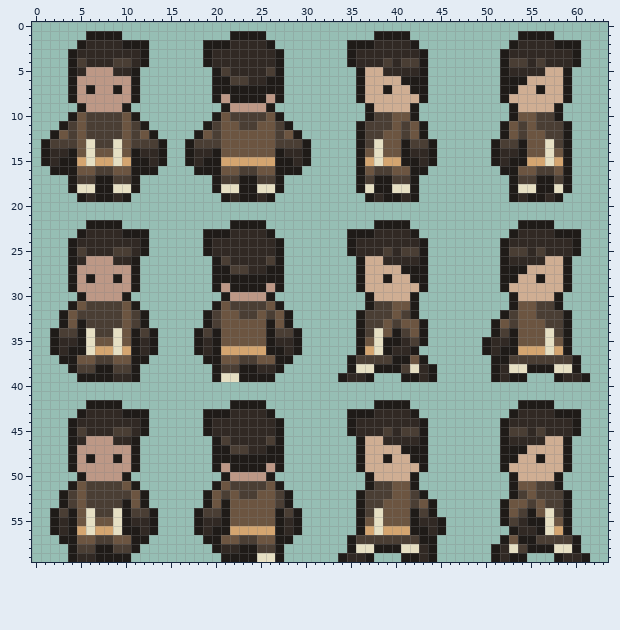
One commit to this pixel-art sprite: assets/char-sprites/sikasprite.png. Above, as it was before the edit.
The file is 64x60 pixels.
And afterwards:
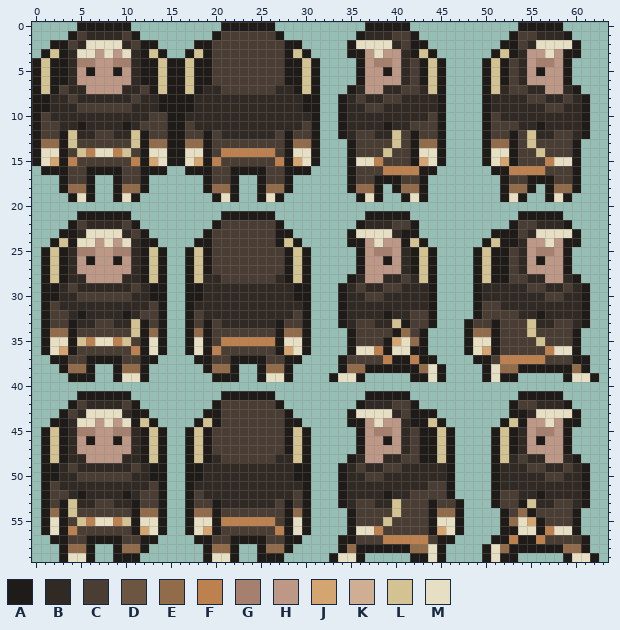
Palette (. is transparent): A #1f1b18  B #312924  C #4a3e34  D #6c5541  E #926b4a  F #bd814f  G #a6806f  H #bd9886  J #d4a570  K #cfae93  L #d4c392  M #e6dfc3
What changed:
Changed rows in their new state; - is an unchanged pixel.
first column x 0:
 0 -----AAAAAA----------AAAAAA----------AAAAA------------AAAAA----
 1 ----ACBBBBCA--------ACCCCCCA--------ABBBCCA----------ACCBBBA---
 2 --AACBMMMMBC-A----A-CCCCCCCCAA------MMMM-C-A--------A-C-MMMM---
 3 -ALABMMHMHM--LA--AL-CCCCCCCCALA-----AHMHH-ALA------ALA-HHMHA---
 4 ALAABGGHHGG--ALAALA-CCCCCCCCAALA---.AHGGHB--LA----AL--BHGGHA.--
 5 ALAABHA--AHBAALAALAAC-CCCC-CAALA-----HHAH-C-LA----AL-C-HAHH----
 6 ALAAB------BAALAALAACC--CCCCAALA-----HHHHBC-LA----AL-CBHHHH----
 7 ALACBBH--HBBCALAALABBCCCCCCBBALA---ABHHBBCCBLA----ALBCCBBHHBA--
 8 AABBCBBBBBBCBBAAAABBBBBBBBBBBBAA--ABCBBCCBBBBA----ABBBBCCBBCBA-
 9 AABBBCCCCCCBBBAAAABBBBBBBBBBBBAA--ABBCCBBBBBBA----ABBBBBBCCBBA-
10 ACBBBBBBBBBBBCCAABBBBBBBBBBBBBBA--ABBBBBBBBBCA----ACBBBBBBBBBA-
11 ACCBBABBBBABCCCAACBBBBBBBBBBBBCA--ABBBBABBCCCA----ACCCBBABBBBA-
12 ACCALBB--BBLACCAACCA-BBBBBB-ACCA--ABC-BBL-ACCA----ACCA-LBB-CBA-
13 AEEALCC--CCLAEEAAEEA-CCCCCC-AEEA---AC-CCLCAEEA----AEEACLCC-CA--
14 AMMACLFMMFLCAMMAAMMACFFFFFFCAMMA---ACCCLCCAMMA----AMMACCLCCCA--
15 AMJ-FCCCCCCF-JMAAMJ-FCCCCCCF-JMA---AMMFCCC-JMA----AMJ-CCCFMMA--
16 -A--CCAAAACC--A--A--CCAAAACC--A----ACC-FFFF-A------A-FFFF-CCA--
17 ---AC-A..A-CA------AC-A..A-CA------AC---A-CA--------AC-A---CA--
18 ---AEEA..AEEA------AEEA..AEEA------AEE-.AEEA--------AEEA.-EEA--
19 ----AMA..AMA--------AMA..AMA--------AMA..AMA--------AMA..AMA---
21 -----AAAAAA----------AAAAAA----------AAAAA------------AAAAA----
22 ----ACBBBBCA--------ACCCCCCA--------ABBBCCA----------ACCBBBA---
23 ---AABMMMMBC--------CCCCCCCAA-------MMMM-A---------AA-C-MMMM---
24 --AL-MMHMHM--A----A-CCCCCCC-LA------AHMHHAL-------AL-A-HHMHA---
25 -ALABGGHHGG--LA--AL-CCCCCCCCALA----.AHGGHBALA----ALA--BHGGHA.--
26 -ALABHA--AHBALA--ALAC-CCCC-CALA------HHAH-ALA----ALA-C-HAHH----
27 -ALAB------BALA--ALACC--CCCCALA------HHHHB-LA----ALA-CBHHHH----
28 -ALABBH--HBBALA--ALBBCCCCCCBALA----ABHHBBCBLA----ALA-CCBBHHBA--
29 -AABCBBBBBBCBAA--AABBBBBBBBBBAA---ABCBBCCBBBA----ABBBBBCCBBCBA-
30 -AABBCCCCCCBBAA--AABBBBBBBBBBAA---ABBCCBBBBBA----ABBBBBBBCCBBA-
31 -ACBBBBBBBBBBCA--ABBBBBBBBBBBBA---ABBBBBBBBBA----ACCBBBBBBBBBA-
32 -ACCBABBBBABCCA--ACBBBBBBBBBBCA---ABBBBABBCCA----ACCC-BBABBBBA-
33 -ACCABB--BBL-CA--AC--BBBBBBACCA---ABC-BBLACCA---ACC-C-CLBB-CBA-
34 -AEEACC--CCLAEA--AEACCCCCCCAEEA----AC-CC-EC-----AEE--CCLCC-CA--
35 -AMMALFMMFLCAMA--AMACFFFFFFAMMA----ACCC-JME-----AMMACCCCLCCCA--
36 -AMJ-CCCCCCFAMA--AMAFCCCCCC-JMA----AMMF-MM-A----AMJACCCCCFMMA--
37 --A-CCAAAACC-A----A-CCAAAACC-A----AC---F--F-A----AACFFFFF----A-
38 ---AEEA..AEEA------AEEA..AEEA-----AEEA---AAEMA----AMEEA---AAEA-
39 ----A--..AMMA--------AA..-MMA----AMMA.---.-AMA----AMA-.---.AMMA
41 -----AAAAAA----------AAAAAA----------AAAAA------------AAAAA----
42 ----ACBBBBCA--------ACCCCCCA--------ABBBCCA----------ACCBBBA---
43 ---ACBMMMMB----------CCCCCCCA-------MMMM-C-AA---------A-MMMM---
44 --AABMMHMHMALA----ALACCCCCCCAA------AHMHH-A-LA-------LAHHMHA---
45 -ALABGGHHGG--LA--AL-CCCCCCCCALA----.AHGGHB--ALA----ALABHGGHA.--
46 -ALABHA--AHBALA--ALAC-CCCC-CALA------HHAH-C-ALA----ALA-HAHH----
47 -ALAB------BALA--ALACC--CCCCALA------HHHHBC-ALA----AL-BHHHH----
48 -ALABBH--HBBALA--ALABCCCCCCBBLA----ABHHBBCC-ALA----ALBCBBHHBA--
49 -AABCBBBBBBCBAA--AABBBBBBBBBBAA---ABCBBCCBBBBBA----ABBBCCBBCBA-
50 -AABBCCCCCCBBAA--AABBBBBBBBBBAA---ABBCCBBBBBBBA----ABBBBBCCBBA-
51 -ACBBBBBBBBBBCA--ABBBBBBBBBBBBA---ABBBBBBBBBCCA----ABBBBBBBBBA-
52 -ACCBABBBBABCCA--ACBBBBBBBBBBCA---ABBBBABB-CCCA----ACCBBABBBBA-
53 -AC-LBB--BBACCA--ACCABBBBBB--CA---ABC-BBLC-C-CCA---ACCALBB-CBA-
54 -AEALCC--CCAEEA--AEEACCCCCCCAEA----AC-CCLCC--EEA-----CE-CC-CA--
55 -AMACLFMMFLAMMA--AMMAFFFFFFCAMA----ACCCLCCCCAMMA-----EMJ-CCCA--
56 -AMAFCCCCCC-JMA--AMJ-CCCCCCFAMA----AMMFCCCCCAJMA----A-MM-FMMA--
57 --A-CCAAAACC-A----A-CCAAAACC-A----A----FFFFFCAA----A-F--F---CA-
58 ---AEEA..AEEA------AEEA..AEEA-----AEAA---AEEMA----AMEAA---AEEA-
59 ---AMMA..--A-------AMM-..AA------AMMA.---.-AMA----AMA-.---.AMMA
